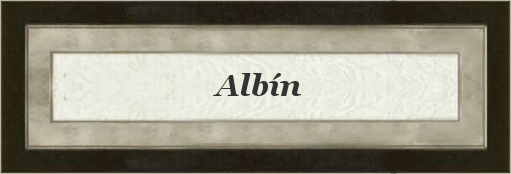
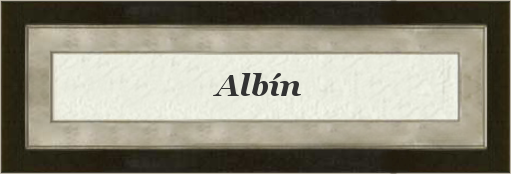
Two versions of the same layered image (511x174). Layer-by-layer changes:
painted on "Card" over [30, 33, 488, 141]
